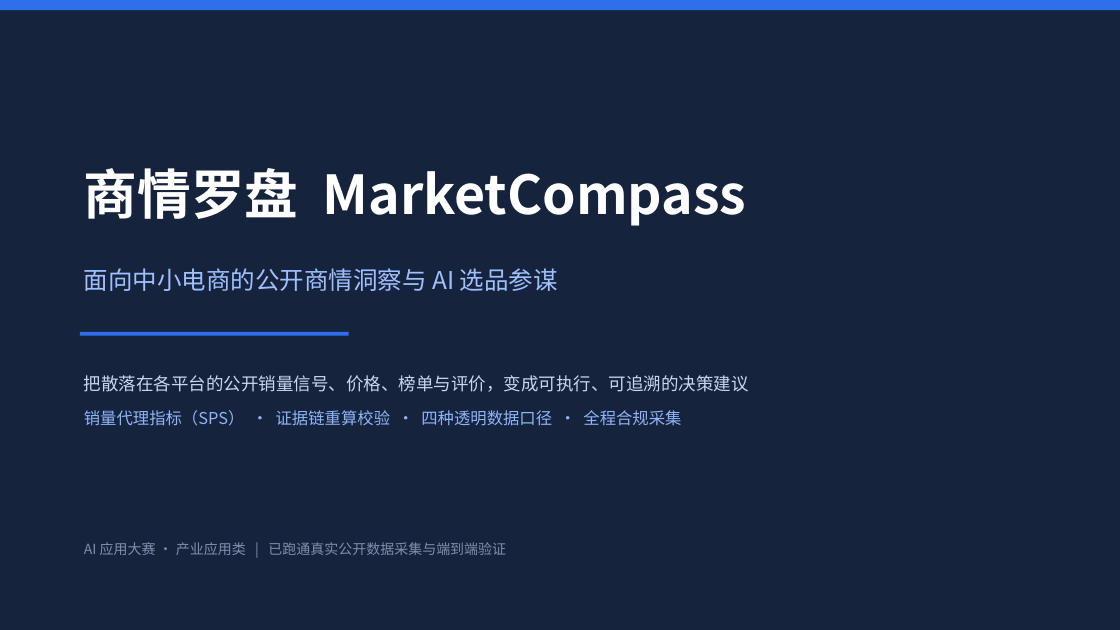
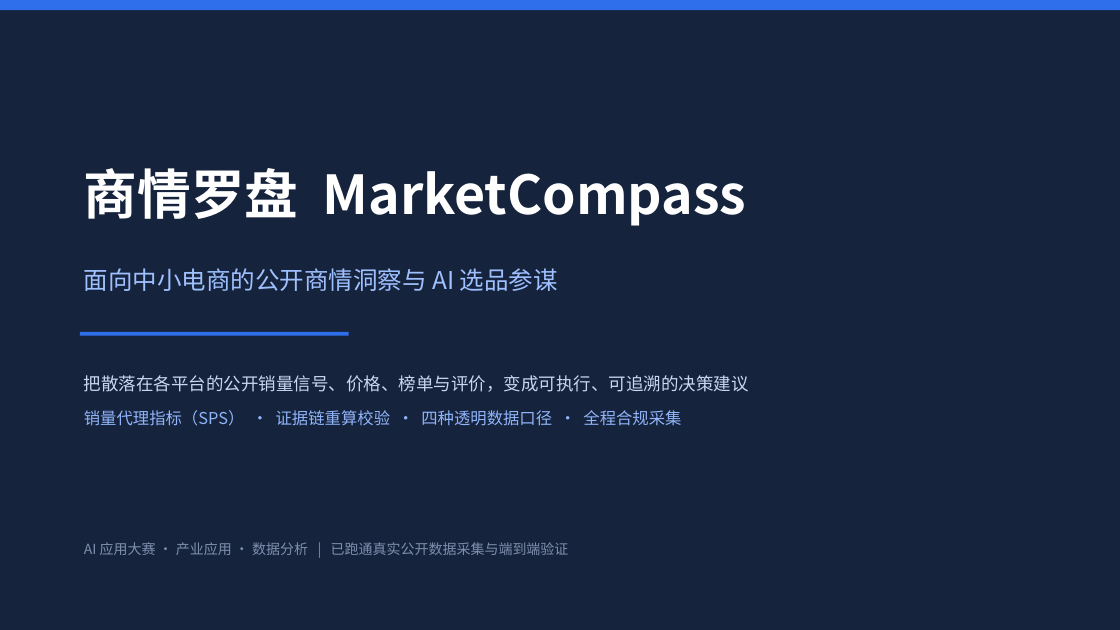
Before and after one commit to Wabix-void/market-compass, a slide deck: slide 1 of docs/参赛材料/02-演示PPT.pptx. Drawn at 1120x630 pixels with LibreOffice and Linux fonts; fonts in the diff are those of the drawing. Boxes give left, top, right and bottom in pixels: in the first picture for what was removed or moved away, otherwise in the second. Text is boxed around its words. In the diff, an @@ line names an element or a change of style, - is before the commit and + after.

```diff
--- a/docs/参赛材料/02-演示PPT.pptx
+++ b/docs/参赛材料/02-演示PPT.pptx
@@ text at box(84, 542, 569, 555): text changed @@
-AI 应用大赛 · 产业应用类 | 已跑通真实公开数据采集与端到端验证
+AI 应用大赛 · 产业应用 · 数据分析 | 已跑通真实公开数据采集与端到端验证
```
Also in this commit, not shown: 10 other slides changed, 8 other files.
